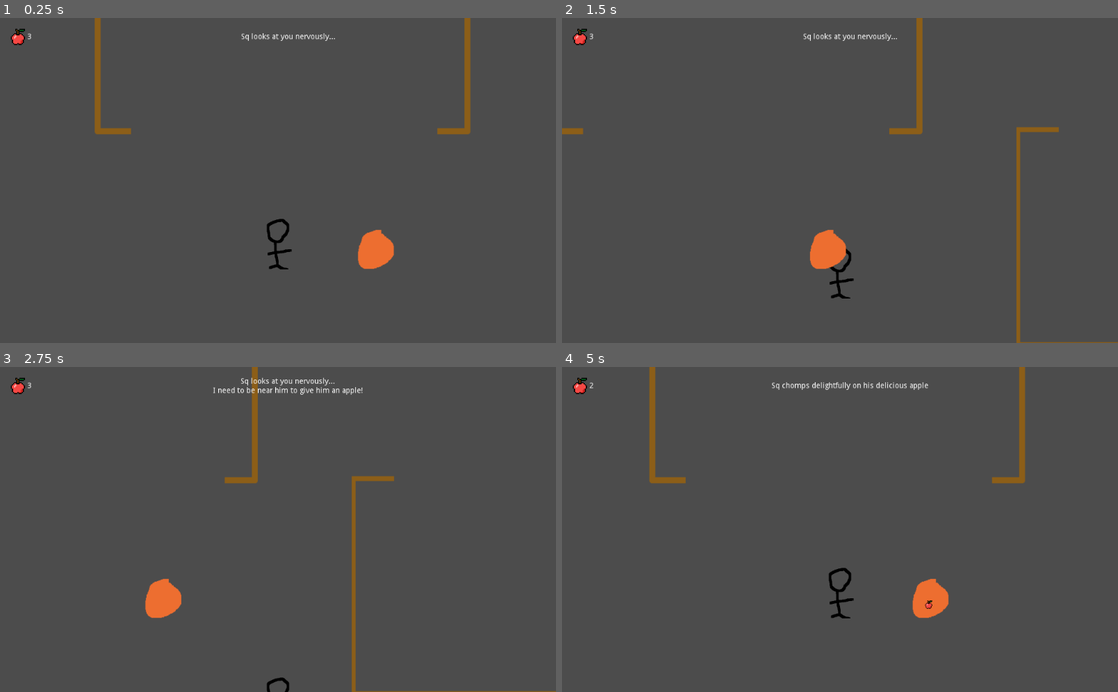
Above: before the commit, frames 1-4 (two rows, left to right).
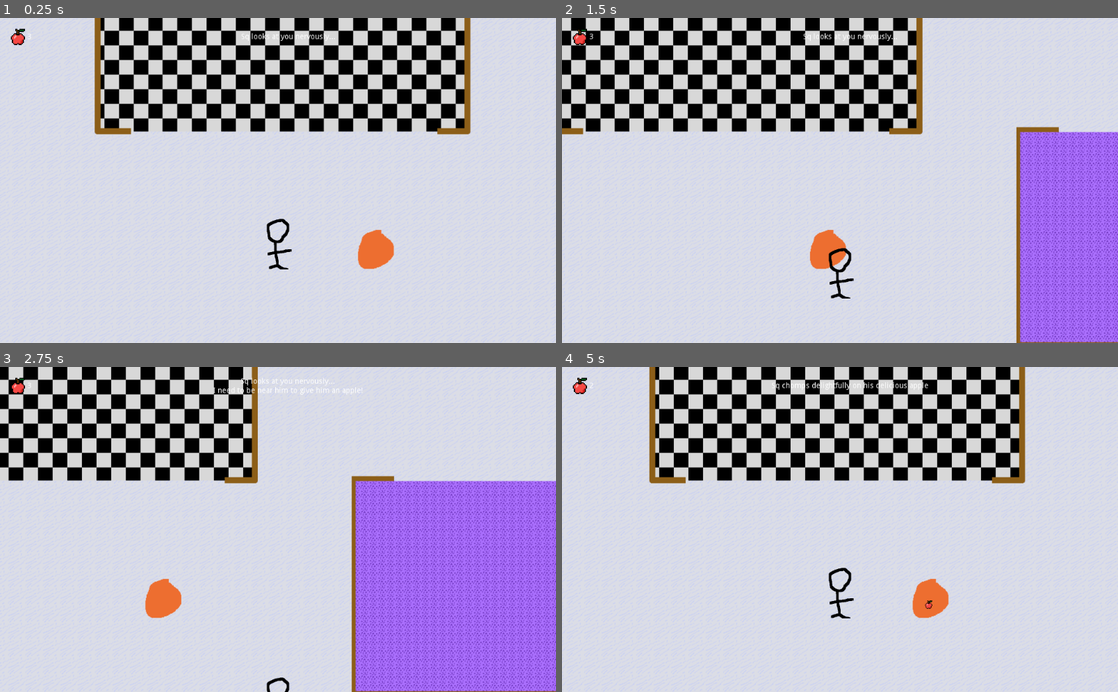
Above: after the commit, the same moments.

Repository: Dvlv/ld46
Game: Godot game, scene res://scenes/Main.tscn
Same seed, same stepped clock (60 frames per second), same inputs: the game is played once before the commit and once after it.
Inputs:
- Up to frame 1 (0.25 s): no input
- Up to frame 2 (1.5 s): tap Enter (ui_accept) at 0.5, 0.77 s; hold Right (ui_right) 0.53-1.28 s; tap W (player_action) at 0.6, 1.35 s; hold Down (ui_down) from 1.28 s (still down)
- Up to frame 3 (2.75 s): tap Enter (ui_accept) at 1.52 s; release Down (ui_down) at 2.03 s; hold Right (ui_right) from 2.03 s (still down); tap A (player_apple) at 2.1 s; tap W (player_action) at 2.3 s
- Up to frame 4 (5 s): release Right (ui_right) at 2.78 s; hold Up (ui_up) 2.78-3.53 s; tap W (player_action) at 2.85, 3.6, 4.55 s; tap Enter (ui_accept) at 3.02, 3.77, 4.52 s; hold Left (ui_left) from 3.53 s (still down); tap A (player_apple) at 4.35 s

The runs differ from the first frame. In frame 1, 98% of the frame differs, in the area x 0-100%, y 0-100%; in frame 2, 98%; in frame 3, 98%; in frame 4, 98%.

Commit message:
main bg has floors

Diff:
--- a/scenes/Main.tscn
+++ b/scenes/Main.tscn
@@ -3,8 +3,8 @@
 [ext_resource path="res://scripts/Main.gd" type="Script" id=1]
 [ext_resource path="res://scenes/MainUI.tscn" type="PackedScene" id=2]
 [ext_resource path="res://assets/art/main-bg.png" type="Texture" id=3]
-[ext_resource path="res://scenes/Player.tscn" type="PackedScene" id=4]
-[ext_resource path="res://scenes/Sq.tscn" type="PackedScene" id=5]
+[ext_resource path="res://scenes/Sq.tscn" type="PackedScene" id=4]
+[ext_resource path="res://scenes/Player.tscn" type="PackedScene" id=5]
 
 [node name="Main" type="Node2D"]
 script = ExtResource( 1 )
@@ -16,6 +16,9 @@
 [node name="Background" type="Sprite" parent="."]
 position = Vector2( 602.936, 9.52008 )
 texture = ExtResource( 3 )
+
+[node name="Sq" parent="." instance=ExtResource( 4 )]
+position = Vector2( 774.891, 425.219 )
 
 [node name="sqMovePoints" type="Node2D" parent="."]
 __meta__ = {
@@ -47,14 +50,7 @@
 limit_right = 1624
 limit_bottom = 600
 
-[node name="Sq" parent="." instance=ExtResource( 5 )]
-position = Vector2( 774.891, 425.219 )
-
 [connection signal="room_coords" from="." to="Sq" method="_on_Main_room_coords"]
-[connection signal="give_apple" from="Player" to="Sq" method="_on_Player_give_apple"]
-[connection signal="give_apple" from="Player" to="CanvasLayer/MainUI" method="_on_Player_give_apple"]
-[connection signal="player_action_near_sq" from="Player" to="Sq" method="_on_Player_player_action_near_sq"]
-[connection signal="rescue" from="Player" to="Sq" method="_on_Player_rescue"]
 [connection signal="area_entered" from="Sq" to="Player" method="_on_Sq_area_entered"]
 [connection signal="area_exited" from="Sq" to="Player" method="_on_Sq_area_exited"]
 [connection signal="finished_apple" from="Sq" to="." method="_on_Sq_finished_apple"]
@@ -62,3 +58,7 @@
 [connection signal="moving_to_room" from="Sq" to="CanvasLayer/MainUI" method="_on_Sq_moving_to_room"]
 [connection signal="rescued_from_danger" from="Sq" to="CanvasLayer/MainUI" method="_on_Sq_rescued_from_danger"]
 [connection signal="staying_in_room" from="Sq" to="CanvasLayer/MainUI" method="_on_Sq_staying_in_room"]
+[connection signal="give_apple" from="Player" to="Sq" method="_on_Player_give_apple"]
+[connection signal="give_apple" from="Player" to="CanvasLayer/MainUI" method="_on_Player_give_apple"]
+[connection signal="player_action_near_sq" from="Player" to="Sq" method="_on_Player_player_action_near_sq"]
+[connection signal="rescue" from="Player" to="Sq" method="_on_Player_rescue"]
--- a/scenes/Sq.tscn
+++ b/scenes/Sq.tscn
@@ -1,8 +1,9 @@
-[gd_scene load_steps=6 format=2]
+[gd_scene load_steps=8 format=2]
 
 [ext_resource path="res://scripts/Sq.gd" type="Script" id=1]
 [ext_resource path="res://assets/art/sq-idle.png" type="Texture" id=2]
 [ext_resource path="res://assets/art/sq/sq-apple.png" type="Texture" id=3]
+[ext_resource path="res://assets/art/w-key.png" type="Texture" id=4]
 
 [sub_resource type="SpriteFrames" id=1]
 animations = [ {
@@ -19,6 +20,22 @@
 
 [sub_resource type="RectangleShape2D" id=2]
 extents = Vector2( 52.5208, 51.1673 )
+
+[sub_resource type="Animation" id=3]
+resource_name = "pulse"
+loop = true
+tracks/0/type = "value"
+tracks/0/path = NodePath(".:scale")
+tracks/0/interp = 1
+tracks/0/loop_wrap = true
+tracks/0/imported = false
+tracks/0/enabled = true
+tracks/0/keys = {
+"times": PoolRealArray( 0, 0.5, 1 ),
+"transitions": PoolRealArray( 1, 1, 1 ),
+"update": 0,
+"values": [ Vector2( 1, 1 ), Vector2( 2, 2 ), Vector2( 1, 1 ) ]
+}
 
 [node name="Sq" type="Area2D"]
 script = ExtResource( 1 )
@@ -39,3 +56,12 @@
 
 [node name="dangerTimer" type="Timer" parent="."]
 wait_time = 8.0
+
+[node name="actionKey" type="Sprite" parent="."]
+visible = false
+position = Vector2( 0, -67.628 )
+scale = Vector2( 1.93318, 1.93318 )
+texture = ExtResource( 4 )
+
+[node name="AnimationPlayer" type="AnimationPlayer" parent="actionKey"]
+anims/pulse = SubResource( 3 )
--- a/scripts/Main.gd
+++ b/scripts/Main.gd
@@ -28,15 +28,3 @@
 	var coords = get_room_coords(room)
 
 	emit_signal("room_coords", coords)
-
-
-func _on_Sq_staying_in_room(room):
-	print("Sq decided to stay in room ", room)
-
-
-func _on_Sq_finished_apple():
-	print("sq has finished his apple")
-
-
-func _on_Sq_rescued_from_danger():
-	pass # Replace with function body.
--- a/scripts/MainUI.gd
+++ b/scripts/MainUI.gd
@@ -9,8 +9,6 @@
 # Called when the node enters the scene tree for the first time.
 func _ready():
 	danger_tri.visible = false
-
-
 
 func _on_Sq_in_danger(room):
 	danger_tri.visible = true
--- a/scripts/Sq.gd
+++ b/scripts/Sq.gd
@@ -25,6 +25,7 @@
 	danger_timer.connect("timeout", self, "on_danger_timeout")
 	timer.connect("timeout", self, "random_action")
 	timer.start()
+
 
 func _physics_process(delta):
 	if move_destination:
@@ -81,9 +82,13 @@
 
 	else:
 		emit_signal("in_danger", current_room)
+		$actionKey.visible = true
+		$actionKey/AnimationPlayer.play("pulse")
 		is_in_danger = true
 		danger_cooldown = true
+
 		timer.paused = true
+
 		danger_cd_timer.start()
 		danger_timer.start()
 
@@ -123,6 +128,9 @@
 
 
 func _on_Player_rescue():
+	$actionKey.visible = false
+	$actionKey/AnimationPlayer.stop()
+
 	is_in_danger = false
 	danger_timer.paused = true
 	danger_timer.wait_time = 8.0
Binary file changed: assets/art/main-bg.png
Binary file added: assets/art/w-key.png
Not shown, added: assets/art/w-key.png.import
Not shown: 1 places in scenes/Main.tscn that only renumber resources
